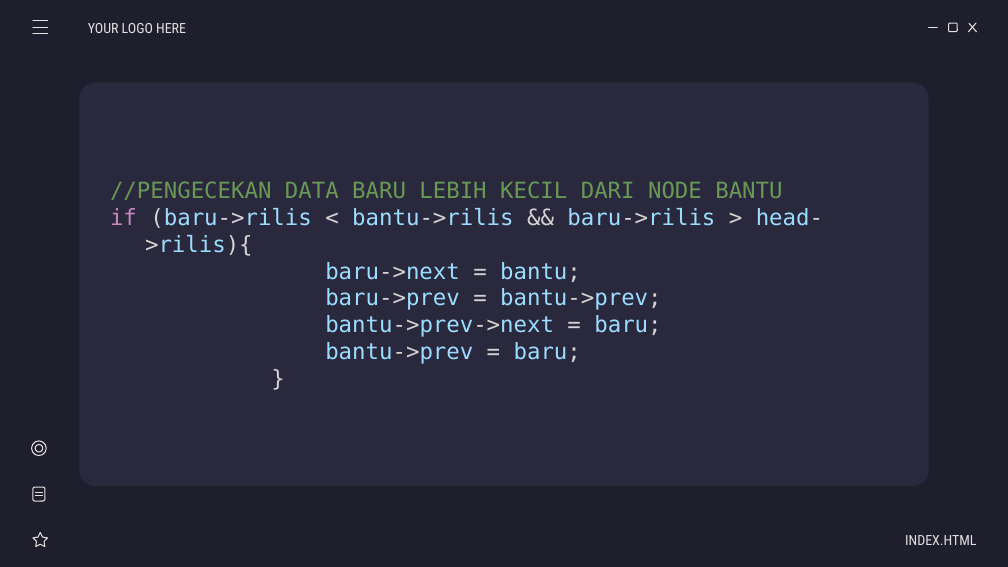
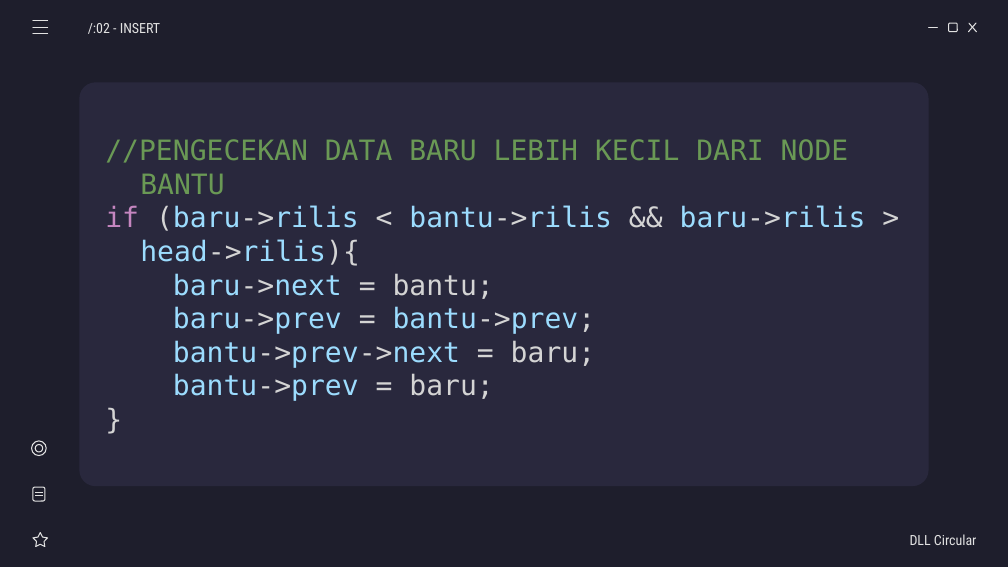
Before and after one commit to weztcy/Semester-3, a slide deck: slide 8 of Struktur Data/List Game - Kelompok 5.pptx (slide 10 before the commit). Drawn at 1008x567 pixels with LibreOffice and Linux fonts; fonts in the diff are those of the drawing. Boxes give left, top, right and bottom in pixels: in the first picture for what was removed or moved away, otherwise in the second. Text is boxed around its words. In the diff, an @@ line names an element or a change of style, - is before the commit and + after.

```diff
--- a/Struktur Data/List Game - Kelompok 5.pptx
+++ b/Struktur Data/List Game - Kelompok 5.pptx
@@ subtitle at (88, 23, 160, 34): text changed @@
-YOUR LOGO HERE
+/:02 - INSERT
@@ subtitle "//PENGECEKAN DATA BARU LEBIH KECIL ...": place and size @@
-subtitle "//PENGECEKAN DATA BARU LEBIH KECIL ..." at (110, 181, 823, 364)
+subtitle "//PENGECEKAN DATA BARU LEBIH KECIL ..." at (105, 139, 866, 401)
@@ subtitle "//PENGECEKAN DATA BARU LEBIH KECIL ..." at (105, 139, 866, 401): size 16 to 20 pt; text colour #9CDCFE to #D4D4D4 in "bantu;", "baru;", "baru;" @@
@@ subtitle at (910, 534, 977, 545): text changed @@
-INDEX.HTML
+DLL Circular
```
Also in this commit, not shown: 15 other slides changed, 3 other files.
